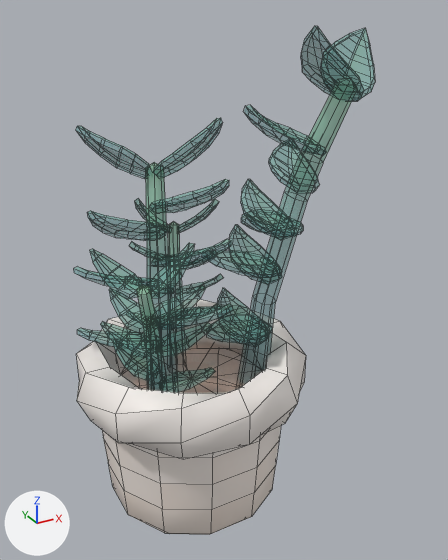
An edit to the FBX model Assets/Models/Tiny Treats plants/zzplant_plant_medium_potted.fbx, drawn before and after from the same camera.
Both versions are drawn from a camera (50 mm lens) standing at (-0.98, -2.07, 2.03) and looking at (0.14, -0.03, 1.01). Every picture has the same lights, and +X, +Y and +Z are marked at lower left. Mesh edges are drawn as thin lines. Objects named as collision shapes, trigger or cutter boxes, shadow casters or lower levels of detail are left out. Where no turn or scale is listed for an object, it has been applied to the vertices.

The first picture shows 'zzplant_plant_medium_potted'.
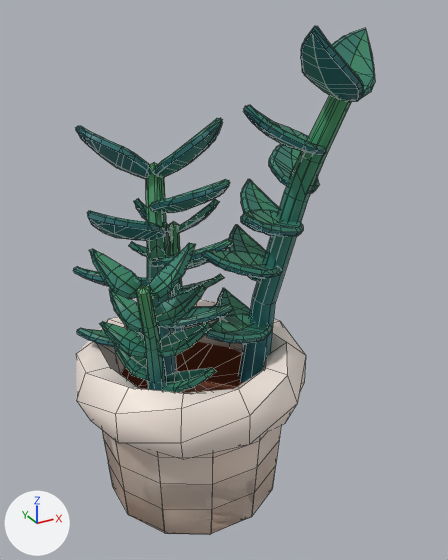
Boxes [x1, y1, x2, y2] around the edits, measured in the pictures (448 x 560 px):
```json
{"object": "zzplant_plant_medium_potted", "change": "surface changed", "before": [74, 26, 375, 535], "after": [74, 26, 375, 535]}
{"object": "zzplant_plant_medium_potted_LOD1", "change": "added", "after": [73, 28, 375, 535]}
```

Edits to the scene script, one JSON object a line:
```json
{"op": "set", "path": "img_tiny_treats_texture_1_png", "old": "load_image('tiny_treats_texture_1.png', 'tiny_treats_texture_1.png', 1024, 1024, 'Non-Color')", "new": "load_image('tiny_treats_texture_1.png', 'tiny_treats_texture_1.png', 1024, 1024, 'sRGB')"}
{"op": "remove", "block": "mat_tiny_treats_1", "code": "n3 = _N.new('ShaderNodeTexImage'); n3.name = 'Image Texture.001'"}
{"op": "remove", "block": "mat_tiny_treats_1", "code": "n3.image = img_tiny_treats_texture_1_png"}
{"block": "mat_tiny_treats_1", "where": "n0 = _N.new('ShaderNodeBsdfPrincipled'); n0.name = 'Principled BSDF'"}
{"op": "remove", "block": "mat_tiny_treats_1", "code": "_L.new(n3.outputs[0], n0.inputs[4])  # 'Color' to 'Alpha'"}
{"block": "mat_tiny_treats_1", "where": "n2 = _N.new('ShaderNodeTexImage'); n2.name = 'Image Texture'"}
{"op": "add", "block": "mat_tiny_treats_1", "code": "_L.new(n2.outputs[1], n0.inputs[4])  # 'Alpha' to 'Alpha'"}
{"op": "add", "block": "me_zzplant_plant_medium_potted_001", "code": ["me_zzplant_plant_medium_potted_001 = bpy.data.meshes.new('zzplant_plant_medium_potted.001')", "me_zzplant_plant_medium_potted_001.from_pydata(...)  # 999 vertices, 1125 faces; spans x -0.5..0.68, y -0.52..0.49, z 0.0..1.98", "me_zzplant_plant_medium_potted_001.materials.append(mat_tiny_treats_1)  # picture img_tiny_treats_texture_1_png"]}
{"op": "add", "block": "ob_zzplant_plant_medium_potted_lod1", "code": ["ob_zzplant_plant_medium_potted_lod1 = bpy.data.objects.new('zzplant_plant_medium_potted_LOD1', me_zzplant_plant_medium_potted_001)", "ob_zzplant_plant_medium_potted_lod1.location = (0.0, 0.0, 0.0)"]}
```
